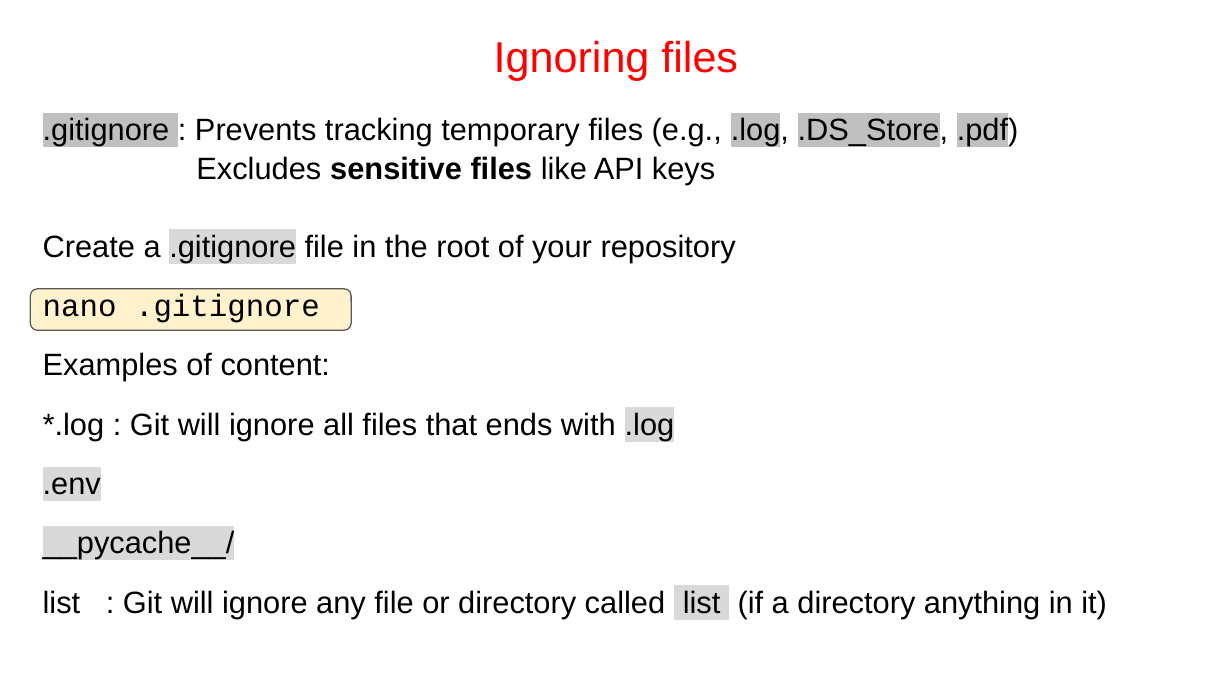
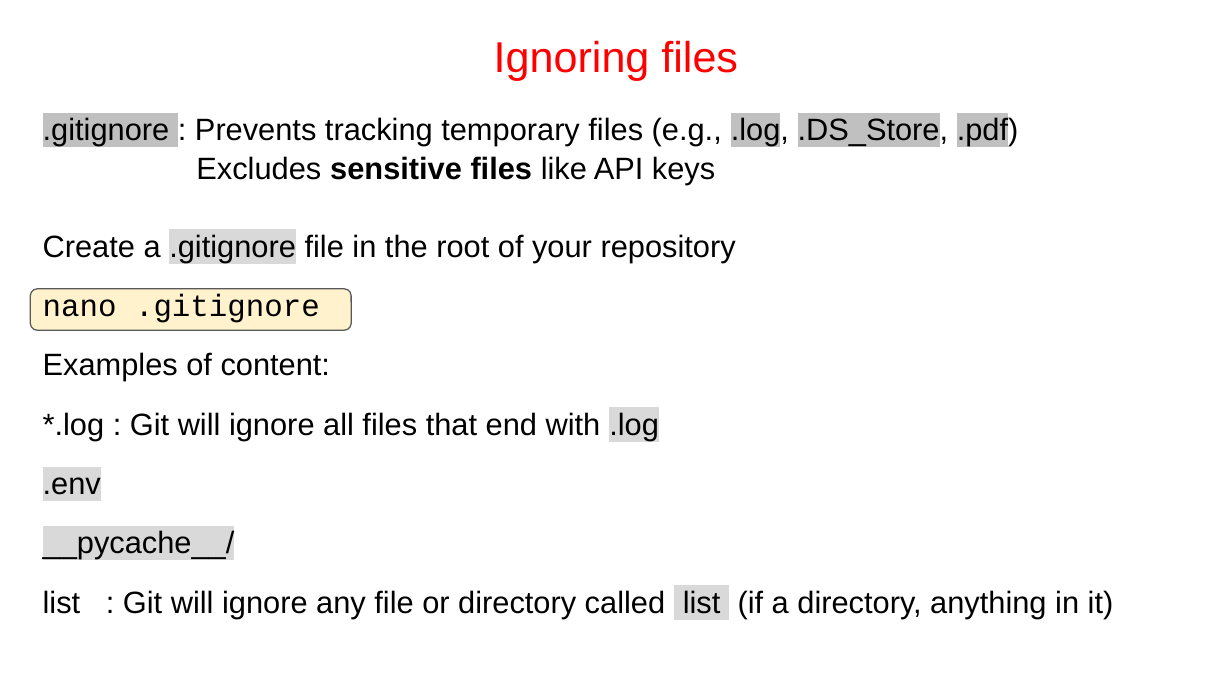
Before and after one commit to RUG-DCC-Research-Software/introduction_to_git_github, a slide deck: slide 56 of 07102025-Introduction_to_git_kapteyn.pptx. Drawn at 1232x693 pixels with LibreOffice and Linux fonts; fonts in the diff are those of the drawing. Boxes give left, top, right and bottom in pixels: in the first picture for what was removed or moved away, otherwise in the second. Text is boxed around its words. In the diff, an @@ line names an element or a change of style, - is before the commit and + after.

```diff
--- a/07102025-Introduction_to_git_kapteyn.pptx
+++ b/07102025-Introduction_to_git_kapteyn.pptx
@@ text at bbox=[43, 412, 659, 440]: text changed @@
-*.log : Git will ignore all files that ends with .log
+*.log : Git will ignore all files that end with .log
@@ text at bbox=[43, 590, 1114, 618]: text changed @@
-list : Git will ignore any file or directory called list (if a directory anything in it)
+list : Git will ignore any file or directory called list (if a directory, anything in it)
```
Also in this commit, not shown: 11 other slides changed, 3 slides added.
